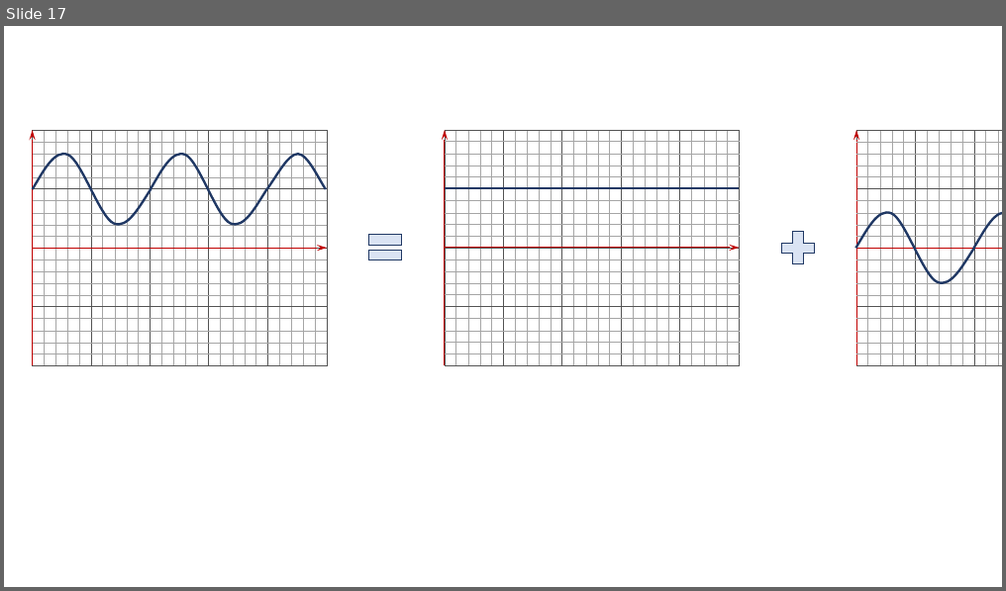
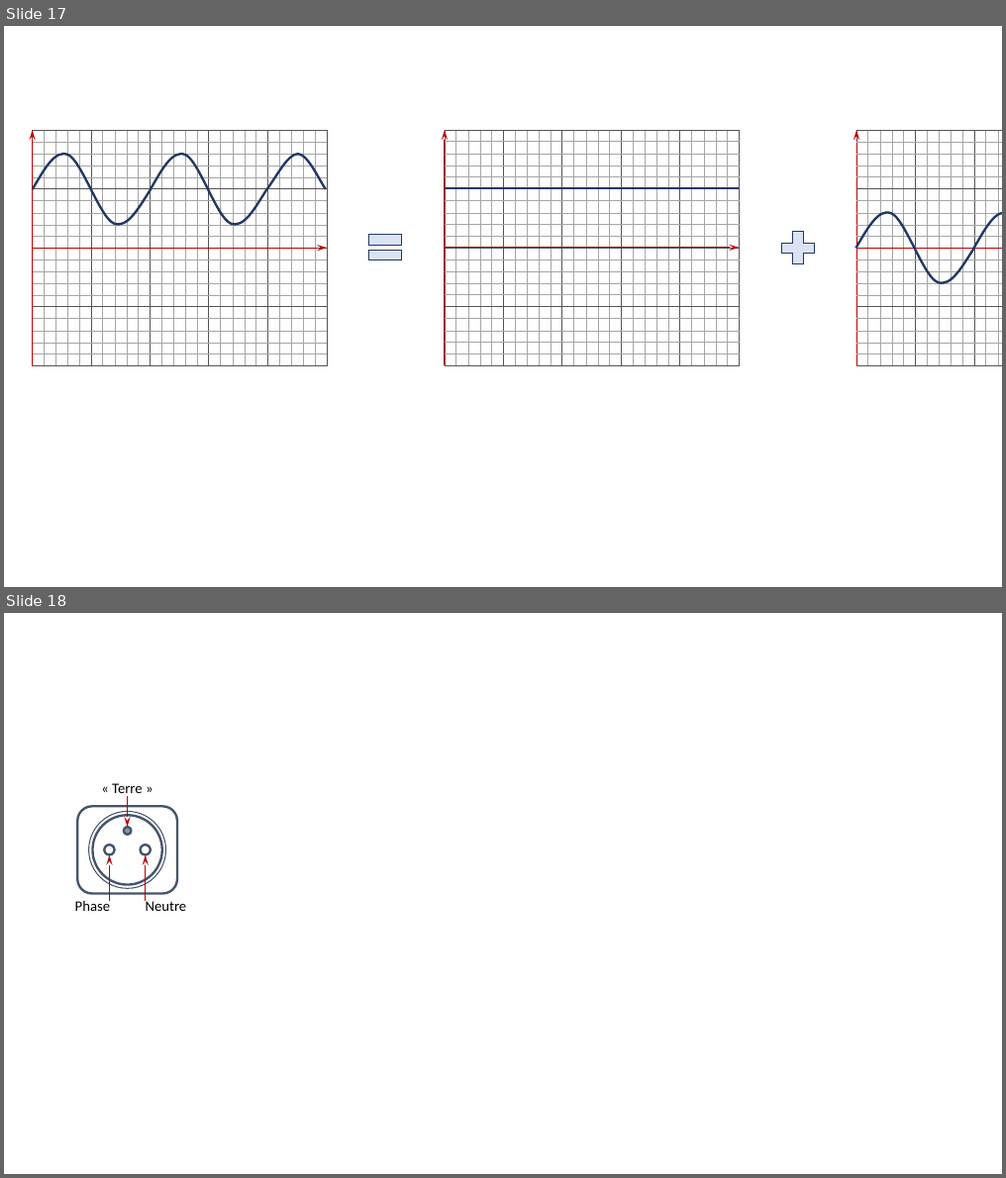
Before and after one commit to xpessoles/PT_GenieElectrique, a slide deck: 04_SourceSinusoidale/04_SourceSinusoidale.pptx. Shown one above the other, each under a label of ours: slide 17 before the commit, slides 17 and 18 after it. The pictures are 1006x591 and 1006x1178 pixels, drawn with LibreOffice and Linux fonts; fonts in the diff are those of the drawing. Boxes give left, top, right and bottom in pixels: in the first picture for what was removed or moved away, otherwise in the second. Text is boxed around its words. In the diff, an @@ line names an element or a change of style, - is before the commit and + after.

```diff
--- a/04_SourceSinusoidale/04_SourceSinusoidale.pptx
+++ b/04_SourceSinusoidale/04_SourceSinusoidale.pptx
@@ slide 18 added at [4,613,1002,1174], background #FFFFFF @@
@@ text added at [112,783,143,797], 14 pt, text #000000 @@
+« Terre »
@@ group added at [77,806,177,894]: 5 ellipses, 1 rounded rectangle @@
@@ arrow added from (128, 796) to (128, 827), #C00000 1 pt @@
@@ arrow added from (110, 901) to (110, 855), #C00000 1 pt @@
@@ arrow added from (146, 901) to (146, 855), #C00000 1 pt @@
@@ text added at [75,898,110,911], 14 pt, text #000000 @@
+Phase
@@ text added at [146,901,187,911], 14 pt, text #000000 @@
+Neutre
```
Also in this commit, not shown: 7 other files.
